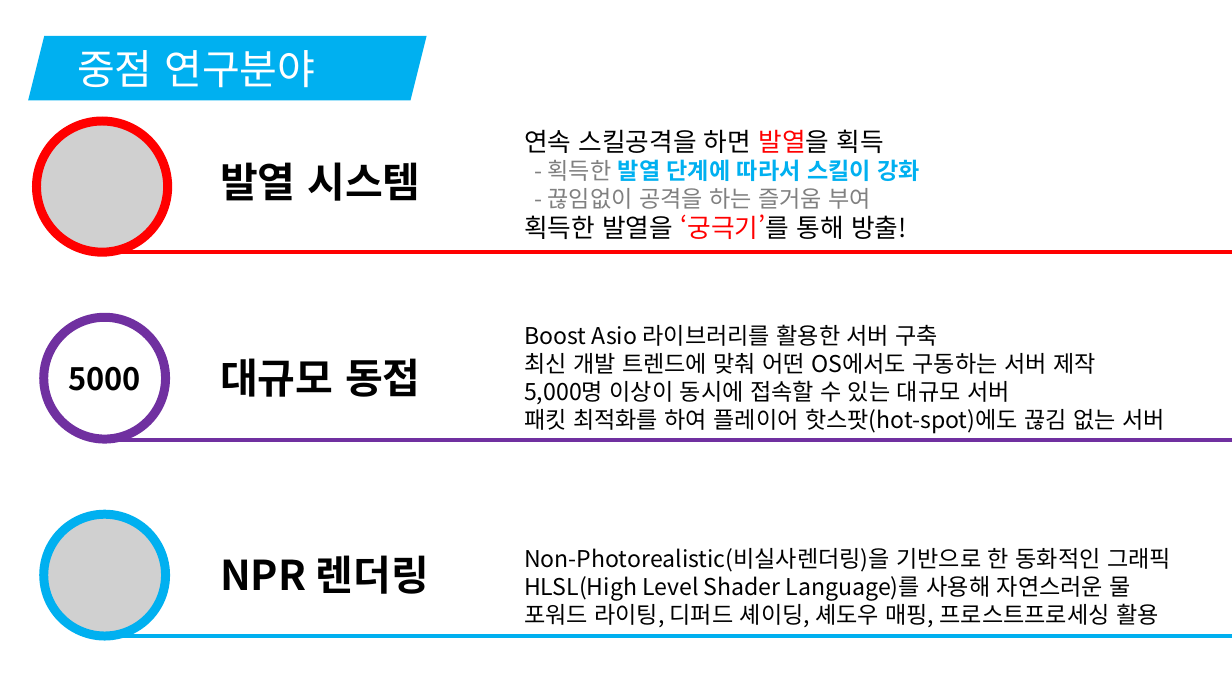
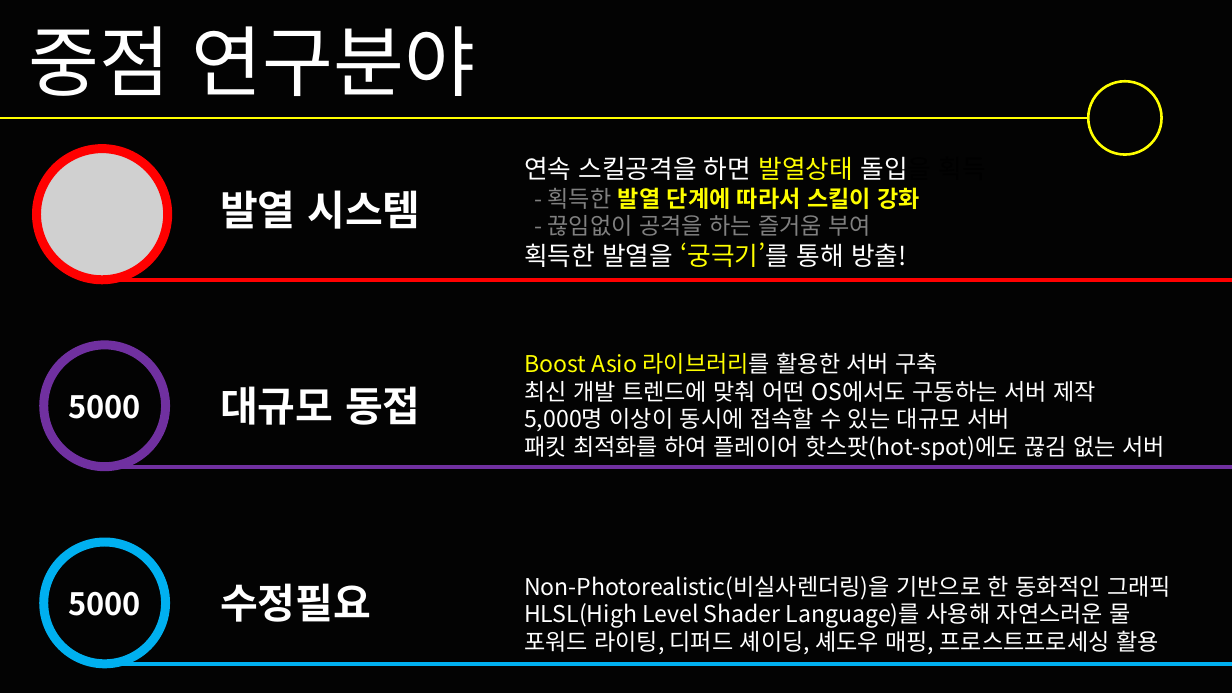
Before and after one commit to korleinster/gamebusdriver, a slide deck: slide 5 of documents/중간발표/노루막이_김형준_신창섭_홍승필_허지훈.pptx. Drawn at 1232x693 pixels with LibreOffice and Linux fonts; fonts in the diff are those of the drawing; grey boxes stand for pictures; background and template pictures are left out. Boxes give left, top, right and bottom in pixels: in the first picture for what was removed or moved away, otherwise in the second. Text is boxed around its words. In the diff, an @@ line names an element or a change of style, - is before the commit and + after.

Commit message:
[신창섭]중간발표 피티 수정
1. 냉무

```diff
--- a/documents/중간발표/노루막이_김형준_신창섭_홍승필_허지훈.pptx
+++ b/documents/중간발표/노루막이_김형준_신창섭_홍승필_허지훈.pptx
@@ rectangle added at [0,0,1232,693], fill #000000 @@
@@ text "중점 연구분야": place and size @@
-text "중점 연구분야" at [28,36,426,101]
+text "중점 연구분야" at [29,26,475,96]
@@ text "중점 연구분야" at [29,26,475,96]: size 32 to 60 pt; vertical alignment middle to top; fill #00B0F0 to none @@
@@ ellipse added at [1089,81,1162,154], outline #FFFF00 2 pt @@
@@ line added from (0, 118) to (1089, 118), #FFFF00 2 pt @@
@@ text "연속 스킬공격을 하면 발열상태 돌입을 ...": place and size @@
-text "연속 스킬공격을 하면 발열상태 돌입을 ..." at [524,129,920,239]
+text "연속 스킬공격을 하면 발열상태 돌입을 ..." at [524,156,931,267]
@@ text "발열 시스템": place and size @@
-text "발열 시스템" at [220,162,420,201]
+text "발열 시스템" at [220,190,420,229]
@@ text at [524,156,931,180]: text changed; text colour #000000 to #FFFFFF @@
-연속 스킬공격을 하면 발열을 획득
+연속 스킬공격을 하면 발열상태 돌입을 획득
@@ text at [524,187,920,267]: text colour #00B0F0 to #FFFF00 in "발열 단계에 따라서 스킬이 강화"; text colour #000000 to #FFFFFF in "획득한 발열을 ‘궁극기’를 통해 방출!"; text colour #FF0000 to #FFFF00 in "‘궁극기’를" @@
@@ text "Boost Asio 라이브러리를 활용한 서버 ..." at [524,352,1165,461]: text colour #000000 to #FFFF00 in "Boost Asio 라이브러리를"; text colour #000000 to #FFFFFF in "라이브러리를 활용한 서버 구축", "최신 개발 트렌드에 맞춰 어떤 OS에서도 구동하는 ...", "5,000명 이상이 동시에 접속할 수 있는 대규모 ...", "패킷 최적화를 하여 플레이어 핫스팟(hot-spot)에도 끊김 없는 ..." @@
@@ picture removed at [43,515,165,637] @@
@@ 5 ellipses, 3 lines, 2 texts, 1 picture: place and size @@
-5 ellipses, 3 lines, 2 texts, 1 picture at [34,121,1232,637]
+5 ellipses, 3 lines, 2 texts, 1 picture at [34,149,1232,665]
@@ ellipse added at [43,543,165,665], outline #00B0F0 7 pt, 24 pt, text #FFFFFF, bold @@
+5000
@@ text colour #000000 to #FFFFFF in 4 elements at [43,345,165,467], [220,190,420,229], [220,386,421,425], [524,576,1171,654] @@
@@ text "Non-Photorealistic(비실사렌더링)을 기반으로 한 동화적인 그래픽": place and size @@
-text "Non-Photorealistic(비실사렌더링)을 기반으로 한 동화적인 그래픽" at [524,548,1171,627]
+text "Non-Photorealistic(비실사렌더링)을 기반으로 한 동화적인 그래픽" at [524,576,1171,654]
@@ text at [220,583,371,622]: text changed; text colour #000000 to #FFFFFF @@
-NPR 렌더링
+수정필요
```
Also in this commit, not shown: 13 other slides changed, 5 slides added, 1 slide removed, 2 other files.
